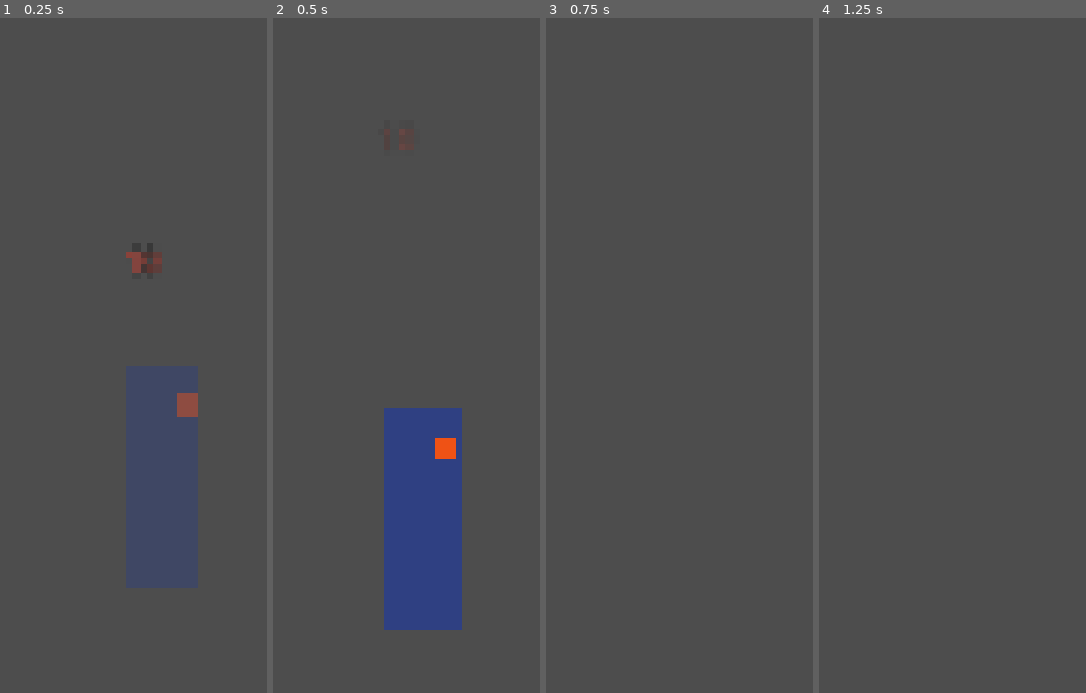
Above: before the commit, frames 1-4 (left to right).
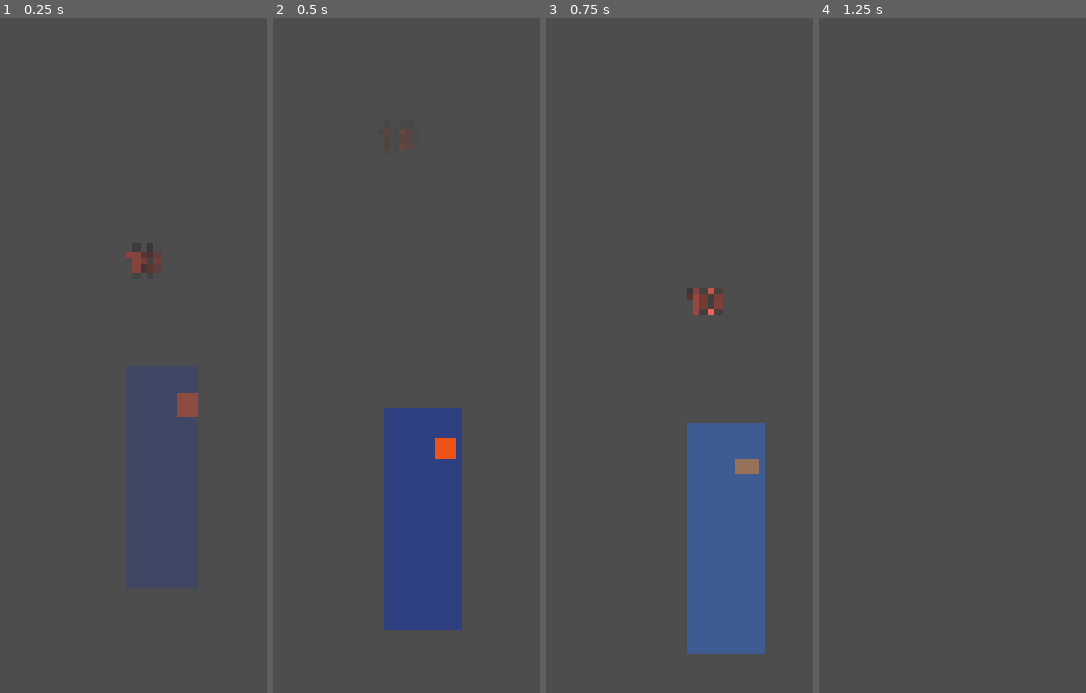
Above: after the commit, the same moments.

Repository: e-fity/self-development-salvation
Game: Godot game, scene res://tests/smoke_test.tscn
Two runs of this game, one before a commit and one after it. Both use one fixed random seed, a clock stepped at 60 frames per second and the inputs below. This scene is started directly instead of the project's main scene.
Inputs (mouse positions are in pixels of both pictures, inside the frame that each line leads up to):
- Up to frame 1 (0.25 s): no input
- Up to frame 2 (0.5 s): no input
- Up to frame 3 (0.75 s): tap Enter (ui_accept) at 0.5 s; move the mouse to (outside the picture) at 0.52 s; hold D (move_right) from 0.53 s (still down); click (outside the picture) at 0.6 s
- Up to frame 4 (1.25 s): keep holding D (move_right); tap Space (jump) at 0.77 s; tap Shift (dodge) at 0.8 s

Frames 1-2 are identical in both runs. In frame 3, 10% of the frame differs, in the area x 52-83%, y 40-95%; in frame 4, nothing differs.

Commit message:
fix(game): 木桩判定对象复用，玩家受击红闪不再残留
P2-3: enemy_dummy 预建 _hit_shape/_hit_query，_hits_player 只更新 size/transform，去掉每物理帧 new。
P2-5: player 的 visual.modulate 统一走 _apply_visual_alpha，RGB 跟红闪、alpha 跟状态；_end_action 与红闪到期同一入口；死亡淡出加 not _dead 保护。
测试: 冒烟 65/65（新增 4 条），门禁 15/15；文档同步到 65 条基线。

Diff:
--- a/game/scenes/enemies/enemy_dummy.gd
+++ b/game/scenes/enemies/enemy_dummy.gd
@@ -32,6 +32,9 @@
 var _lean := 0.0
 var _walk_vx := 0.0
 var _slash: Line2D
+## 判定用的形状与查询对象只建一次；attack_range/height 变了才改 size
+var _hit_shape: RectangleShape2D
+var _hit_query: PhysicsShapeQueryParameters2D
 
 @onready var visual: Node2D = $Visual
 @onready var flash: Polygon2D = $Visual/Flash
@@ -53,6 +56,13 @@
 	_slash.default_color = Color(1.0, 0.96, 0.92, 0.9)
 	_slash.visible = false
 	visual.add_child(_slash)
+
+	_hit_shape = RectangleShape2D.new()
+	_hit_shape.size = Vector2(attack_range, attack_height)
+	_hit_query = PhysicsShapeQueryParameters2D.new()
+	_hit_query.shape = _hit_shape
+	_hit_query.collision_mask = 1          # 只查玩家层
+	_hit_query.collide_with_areas = false
 
 
 func _load_data() -> void:
@@ -168,19 +178,19 @@
 
 ## 身前的矩形判定盒：从身体前缘（半宽 30）往外 attack_range，高 attack_height
 ## 用「盒子能不能盖住玩家」代替「中心距 < 半径」，两种体型之间的手感才一致
+## 形状/查询对象在 _ready 预建并复用，不在每个物理帧 new
 func _hits_player() -> bool:
+	var size := Vector2(attack_range, attack_height)
+	if _hit_shape.size != size:
+		_hit_shape.size = size
+	_hit_query.shape = _hit_shape
+
 	var space := get_world_2d().direct_space_state
-	var shape := RectangleShape2D.new()
-	shape.size = Vector2(attack_range, attack_height)
-	var query := PhysicsShapeQueryParameters2D.new()
-	query.shape = shape
-	query.transform = Transform2D(
+	_hit_query.transform = Transform2D(
 		0.0,
 		global_position + Vector2(_facing * (30.0 + attack_range * 0.5), -attack_height * 0.5)
 	)
-	query.collision_mask = 1          # 只查玩家层
-	query.collide_with_areas = false
-	for hit in space.intersect_shape(query, 4):
+	for hit in space.intersect_shape(_hit_query, 4):
 		var body = hit.get("collider")
 		if body != null and body.has_method("take_damage"):
 			return true
--- a/game/scenes/player/player.gd
+++ b/game/scenes/player/player.gd
@@ -184,13 +184,13 @@
 	dodge_cd = maxf(0.0, dodge_cd - delta)
 	dash_cd = maxf(0.0, dash_cd - delta)
 
-	# 受击后的短暂无敌 + 闪烁
-	if _hurt_invuln > 0.0:
+	# 受击后的短暂无敌 + 闪烁（死亡动画期间不抢 visual.modulate）
+	if _hurt_invuln > 0.0 and not _dead:
 		_hurt_invuln -= delta
 		var blink := int(_hurt_invuln * 20.0) % 2 == 0
-		visual.modulate = Color(1.0, 0.6, 0.6, 0.45 if blink else 1.0)
-		if _hurt_invuln <= 0.0 and state != State.DODGE and state != State.DASH:
-			visual.modulate = Color.WHITE
+		_apply_visual_alpha(0.45 if blink else 1.0)
+		if _hurt_invuln <= 0.0:
+			_apply_visual_alpha()      # 红闪结束：清掉红色，保留当前状态的透明度
 
 	# 连击计时：3 秒内没有新命中就清零（PRD 4.2）
 	if combo > 0:
@@ -214,6 +214,29 @@
 	if is_on_floor() and not _was_on_floor:
 		Audio.play_varied("land", -10.0, 0.05)
 	_was_on_floor = is_on_floor()
+
+
+## 受击闪烁的底色：红闪期间保留红色，其余时候恢复白
+func _flash_tint() -> Color:
+	return Color(1.0, 0.6, 0.6) if _hurt_invuln > 0.0 else Color.WHITE
+
+
+## 当前状态下应有的透明度（闪避/橙闪的无敌段半透明）
+func _state_alpha() -> float:
+	match state:
+		State.DODGE:
+			return 0.5 if invulnerable else 1.0
+		State.DASH:
+			return 0.6 if invulnerable else 1.0
+	return 1.0
+
+
+## 唯一改 visual.modulate 的入口：颜色跟红闪走、透明度跟状态走，
+## 避免「红闪在闪避中到期」时只改 alpha、红色残留到动作结束
+func _apply_visual_alpha(alpha := -1.0) -> void:
+	var c := _flash_tint()
+	c.a = _state_alpha() if alpha < 0.0 else alpha
+	visual.modulate = c
 
 
 # ---------------- 受伤 / 死亡 ----------------
@@ -431,7 +454,7 @@
 	var frame := int(_state_time * fps)
 
 	invulnerable = frame >= dodge_invuln_from - 1 and frame <= dodge_invuln_to - 1
-	visual.modulate.a = 0.5 if invulnerable else 1.0
+	_apply_visual_alpha()
 
 	# 按「剩余距离」推进，保证正好 160px（按时间结束会少算一帧）
 	var speed := dodge_distance / (float(dodge_frames) / fps)
@@ -465,7 +488,7 @@
 	var frame := int(_state_time * fps)
 
 	invulnerable = frame >= dash_invuln_from - 1 and frame <= dash_invuln_to - 1
-	visual.modulate.a = 0.6 if invulnerable else 1.0
+	_apply_visual_alpha()
 
 	# 正好推进 220px，推进完立刻停住
 	if _move_remaining > 0.01 and _state_time < float(dash_move_frames + 1) / fps:
@@ -494,7 +517,7 @@
 	_state_time = 0.0
 	velocity.x = 0.0
 	slash.visible = false
-	visual.modulate = Color.WHITE
+	_apply_visual_alpha()
 
 
 func _do_hit(mult: float, knockback: float, offset: Vector2) -> void:
--- a/game/tests/smoke_test.gd
+++ b/game/tests/smoke_test.gd
@@ -204,6 +204,14 @@
 	player.take_damage(10.0, 1)
 	_check_eq(float(player.hp), float(player.max_hp) - 20.0, "无敌结束后可再次受伤")
 
+	# P2-5：红闪在闪避/橙闪期间到期时，不能把红色残留到动作结束
+	player.set("_hurt_invuln", 0.05)
+	player.call("_start_dodge", 1)
+	await get_tree().create_timer(0.2, true, false, true).timeout
+	_check(is_equal_approx(player.visual.modulate.r, 1.0), "闪避中红闪到期后不再泛红")
+	await get_tree().create_timer(0.3, true, false, true).timeout
+	_check(is_equal_approx(player.visual.modulate.a, 1.0), "闪避结束后恢复不透明")
+
 	player.queue_free()
 	await get_tree().process_frame
 
@@ -217,6 +225,15 @@
 	await get_tree().physics_frame
 
 	var full: float = enemy.max_hp
+	var shape_before = enemy.get("_hit_shape")
+	var query_before = enemy.get("_hit_query")
+	enemy.call("_hits_player")
+	enemy.call("_hits_player")
+	_check(
+			enemy.get("_hit_shape") == shape_before and enemy.get("_hit_query") == query_before,
+			"判定形状/查询对象复用，不逐帧重建"
+	)
+	_check_eq(shape_before.size, Vector2(70.0, 200.0), "判定盒尺寸取 enemies.json")
 	enemy.take_hit(10.0, 1, 0.0)
 	_check_eq(float(enemy.hp), full - 10.0, "木桩受击扣血")
 	enemy.take_hit(9999.0, 1, 9999.0)
Not shown, changed: docs/代码审查报告.md
Not shown, changed: docs/代码规约.md
Not shown, changed: docs/工程规范.md
Not shown, changed: docs/架构与逻辑说明.md
